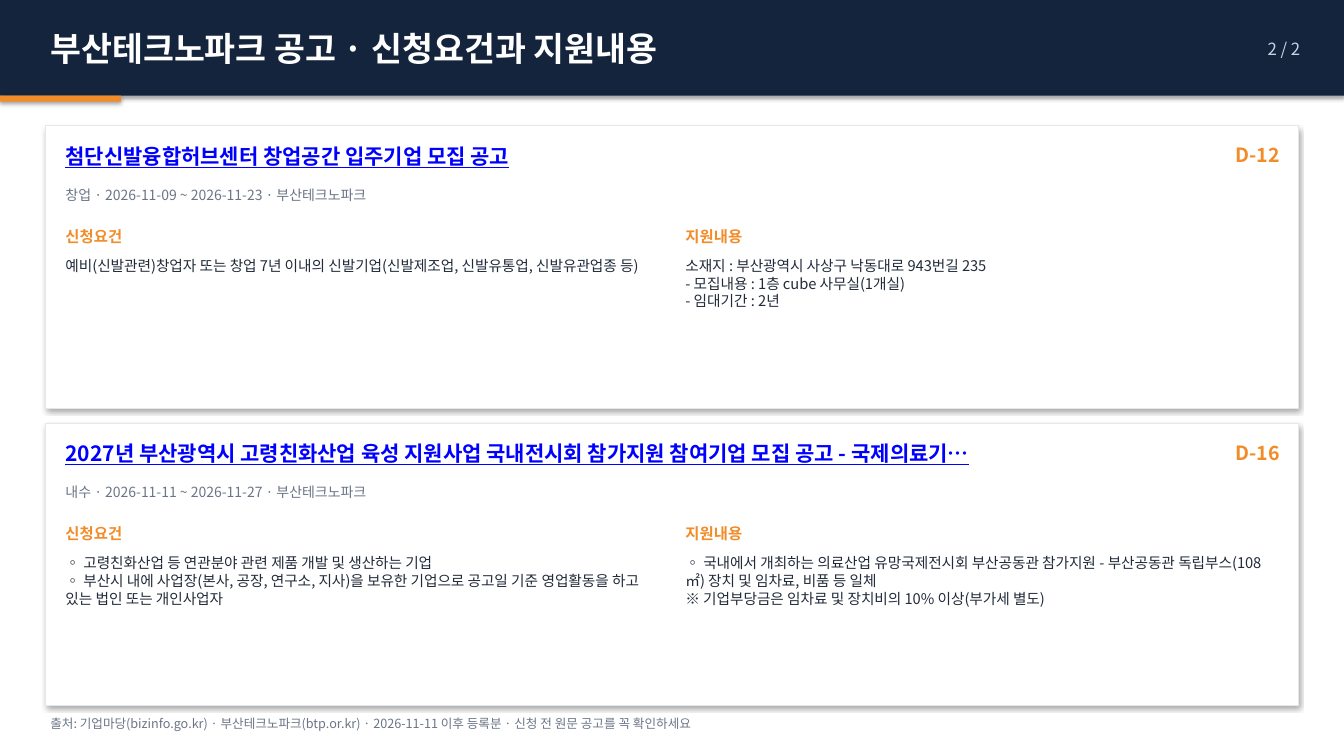
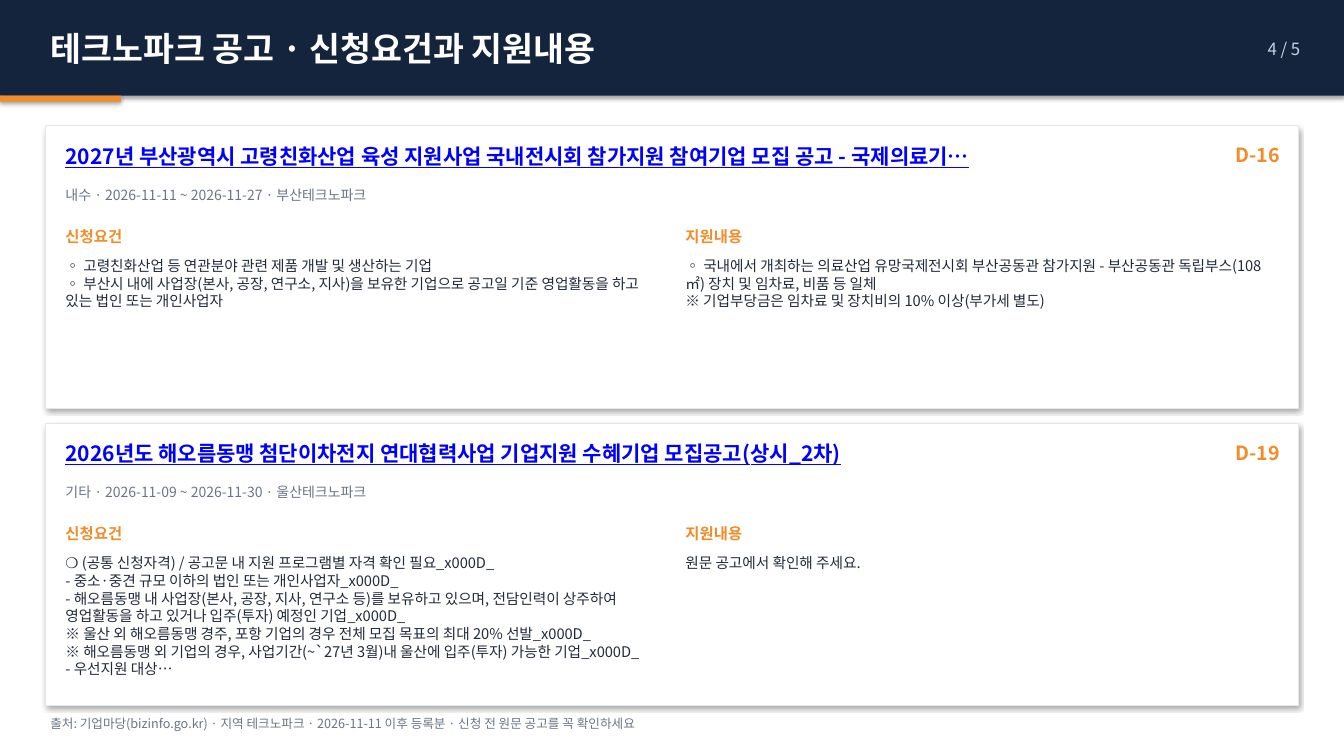
Before and after one commit to juddmank/helprnd.com, a slide deck: slide 12 of site/briefings/2026-11-11_지원사업공고.pptx (slide 10 before the commit). Drawn at 1344x756 pixels with LibreOffice and Linux fonts; fonts in the diff are those of the drawing. Boxes give left, top, right and bottom in pixels: in the first picture for what was removed or moved away, otherwise in the second. Text is boxed around its words. In the diff, an @@ line names an element or a change of style, - is before the commit and + after.

```diff
--- a/site/briefings/2026-11-11_지원사업공고.pptx
+++ b/site/briefings/2026-11-11_지원사업공고.pptx
@@ text at (x1=50, y1=32, x2=596, y2=64): text changed @@
-부산테크노파크 공고 · 신청요건과 지원내용
+테크노파크 공고 · 신청요건과 지원내용
@@ text at (x1=1268, y1=42, x2=1300, y2=55): text changed @@
-2 / 2
+4 / 5
@@ text at (x1=65, y1=146, x2=969, y2=168): text changed @@
-첨단신발융합허브센터 창업공간 입주기업 모집 공고
+2027년 부산광역시 고령친화산업 육성 지원사업 국내전시회 참가지원 참여기업 모집 공고 - 국제의료기…
@@ text at (x1=1236, y1=147, x2=1280, y2=163): text changed @@
-D-12
+D-16
@@ text at (x1=65, y1=188, x2=366, y2=201): text changed @@
-창업 · 2026-11-09 ~ 2026-11-23 · 부산테크노파크
+내수 · 2026-11-11 ~ 2026-11-27 · 부산테크노파크
@@ text at (x1=65, y1=259, x2=639, y2=307): text changed @@
-예비(신발관련)창업자 또는 창업 7년 이내의 신발기업(신발제조업, 신발유통업, 신발유관업종 등)
+◦ 고령친화산업 등 연관분야 관련 제품 개발 및 생산하는 기업
+◦ 부산시 내에 사업장(본사, 공장, 연구소, 지사)을 보유한 기업으로 공고일 기준 영업활동을 하고 있는 법인 또는 개인사업자
@@ text at (x1=703, y1=259, x2=1261, y2=309): text changed @@
-소재지 : 부산광역시 사상구 낙동대로 943번길 235
-- 모집내용 : 1층 cube 사무실(1개실)
-- 임대기간 : 2년
+◦ 국내에서 개최하는 의료산업 유망국제전시회 부산공동관 참가지원 - 부산공동관 독립부스(108㎡) 장치 및 임차료, 비품 등 일체
+※ 기업부당금은 임차료 및 장치비의 10% 이상(부가세 별도)
@@ text at (x1=65, y1=443, x2=841, y2=465): text changed @@
-2027년 부산광역시 고령친화산업 육성 지원사업 국내전시회 참가지원 참여기업 모집 공고 - 국제의료기…
+2026년도 해오름동맹 첨단이차전지 연대협력사업 기업지원 수혜기업 모집공고(상시_2차)
@@ text at (x1=1236, y1=445, x2=1280, y2=460): text changed @@
-D-16
+D-19
@@ text at (x1=65, y1=485, x2=366, y2=498): text changed @@
-내수 · 2026-11-11 ~ 2026-11-27 · 부산테크노파크
+기타 · 2026-11-09 ~ 2026-11-30 · 울산테크노파크
@@ text at (x1=65, y1=555, x2=639, y2=675): text changed @@
-◦ 고령친화산업 등 연관분야 관련 제품 개발 및 생산하는 기업
-◦ 부산시 내에 사업장(본사, 공장, 연구소, 지사)을 보유한 기업으로 공고일 기준 영업활동을 하고 있는 법인 또는 개인사업자
+❍ (공통 신청자격) / 공고문 내 지원 프로그램별 자격 확인 필요_x000D_
+- 중소·중견 규모 이하의 법인 또는 개인사업자_x000D_
+- 해오름동맹 내 사업장(본사, 공장, 지사, 연구소 등)를 보유하고 있으며, 전담인력이 상주하여 영업활동을 하고 있거나 입주(투자) 예정인 기업_x000D_
+※ 울산 외 해오름동맹 경주, 포항 기업의 경우 전체 모집 목표의 최대 20% 선발_x000D_
+※ 해오름동맹 외 기업의 경우, 사업기간(~`27년 3월)내 울산에 입주(투자) 가능한 기업_x000D_
+- 우선지원 대상…
@@ text at (x1=685, y1=555, x2=861, y2=569): text changed @@
-◦ 국내에서 개최하는 의료산업 유망국제전시회 부산공동관 참가지원 - 부산공동관 독립부스(108㎡) 장치 및 임차료, 비품 등 일체
-※ 기업부당금은 임차료 및 장치비의 10% 이상(부가세 별도)
+원문 공고에서 확인해 주세요.
@@ text at (x1=50, y1=717, x2=635, y2=731): text changed @@
-출처: 기업마당(bizinfo.go.kr) · 부산테크노파크(btp.or.kr) · 2026-11-11 이후 등록분 · 신청 전 원문 공고를 꼭 확인하세요
+출처: 기업마당(bizinfo.go.kr) · 지역 테크노파크 · 2026-11-11 이후 등록분 · 신청 전 원문 공고를 꼭 확인하세요
```
Also in this commit, not shown: 18 other slides changed, 3 slides added, 6 other files.
